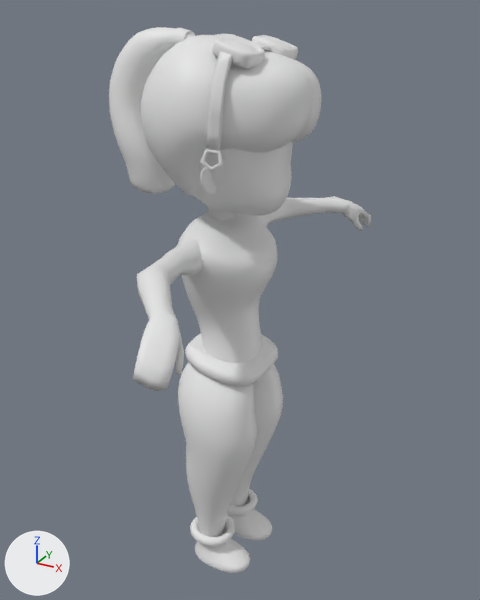
Before and after pictures for a commit that changed the FBX model Assets/WIP/Models/Characters/Abigail/Abigail(Rigged).fbx.
Before and after are seen from a 50 mm lens placed at (9.34, -17.01, 18.23), pointed at (-0.4, 0.71, 9.37). Arrows for +X, +Y and +Z are at lower left; the lights stay in place. Where no turn or scale is listed for an object, it has been applied to the vertices.

In view in the first picture: 'Belt(aBI)', 'Ears(Abi)', 'Goggles', 'Hair(Abi)', 'Hair_P(Abi)', 'Head(Abi)', 'L_Arm', 'L_Leg(Abi)', 'L_Shoe(Abi)', 'R_Arm', 'R_Leg(Abi)', 'R_Shoe(Abi)', 'Torso(Abi)'.
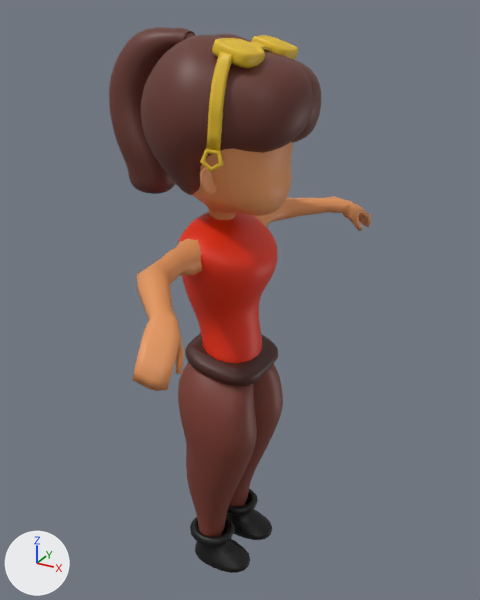
The change, as a diff of the scene's bpy script:
```diff
--- a/Assets/WIP/Models/Characters/Abigail/Abigail(Rigged).fbx.py
+++ b/Assets/WIP/Models/Characters/Abigail/Abigail(Rigged).fbx.py
@@ mat_belt @@
+mat_belt = principled_material('belt')
+mat_belt.base_color = (0.0637, 0.0162, 0.0109)  # dark red #47221b
@@ me_cube_060 @@
 me_cube_060.from_pydata(...)  # 482 vertices, 480 faces; spans x -1.72..1.03, y -2.04..0.04, z 1.02..8.62
+me_cube_060.materials.append(mat_rleg)  # dark red #7a3b2e
@@ me_cube_034 @@
 me_cube_034.from_pydata(...)  # 578 vertices, 576 faces; spans x -1.46..1.51, y -0.99..0.99, z -3.0..1.89
+me_cube_034.materials.append(mat_ponytail)  # dark red #66342b
@@ me_cube_001 @@
 me_cube_001.from_pydata(...)  # 482 vertices, 480 faces; spans x -1.72..1.03, y -0.04..2.04, z 1.02..8.62
+me_cube_001.materials.append(mat_lleg_001)  # dark red #7a3b2e
@@ me_cube_064 @@
 me_cube_064.from_pydata(...)  # 482 vertices, 480 faces; spans x -1.8..1.06, y -1.91..1.91, z -1.9..2.88
+me_cube_064.materials.append(mat_torso)  # red #e72c00
@@ me_cube_057 @@
 me_cube_057.from_pydata(...)  # 194 vertices, 192 faces; spans x -0.86..0.89, y -0.75..0.75, z -0.93..0.93
 # used by ob_belt_abi; location = (-0.31, 0.0, 7.76); rotation_euler = (0.0, -0.0679, 3.142), in degrees (0, -3.9, 180); scale = (-1.53, -2.06, -0.468)
+# me_cube_057 part 1: 192 faces spanning x -0.86..0.89, y -0.75..0.75, z -0.93..0.93 switch from no material to mat_belt (dark red #47221b)
@@ me_cube_040 @@
 me_cube_040.from_pydata(...)  # 738 vertices, 736 faces; spans x -2.79..2.22, y -2.42..2.42, z 13.72..18.23
+me_cube_040.materials.append(mat_hair)  # dark red #66342b
@@ me_torus_001 @@
 me_torus_001.from_pydata(...)  # 587 vertices, 594 faces; spans x -1.51..0.84, y -1.65..-0.17, z 0.35..1.65
+me_torus_001.materials.append(mat_rfoot)  # black #000000
@@ me_torus_009 @@
 me_torus_009.from_pydata(...)  # 587 vertices, 594 faces; spans x -1.51..0.84, y 0.17..1.65, z 0.35..1.65
+me_torus_009.materials.append(mat_lfoot)  # black #000000
@@ me_mesh_001 @@
 me_mesh_001.from_pydata(...)  # 225 vertices, 223 faces; spans x -1.78..1.43, y 1.36..7.06, z -0.88..0.68
+me_mesh_001.materials.append(mat_larm)  # orange #e7985f
@@ me_cube_058 @@
 me_cube_058.from_pydata(...)  # 617 vertices, 608 faces; spans x -2.03..1.42, y -1.75..1.75, z -2.33..2.05
+me_cube_058.materials.append(mat_head)  # orange #e7985f
@@ me_mesh @@
 me_mesh.from_pydata(...)  # 225 vertices, 223 faces; spans x -1.78..1.43, y -7.06..-1.36, z -0.88..0.68
+me_mesh.materials.append(mat_rarm)  # orange #e7985f
@@ me_cube_075 @@
 me_cube_075.from_pydata(...)  # 2058 vertices, 1982 faces; spans x -0.59..0.59, y -2.19..2.24, z -2.98..0.34
+me_cube_075.materials.append(mat_goggle)  # yellow #e7bf27
@@ me_cube_055 @@
 me_cube_055.from_pydata(...)  # 324 vertices, 320 faces; spans x -0.17..0.11, y -2.04..2.05, z 14.22..15.03
+me_cube_055.materials.append(mat_ears)  # orange #e7985f
```

Location of each change, (x1, y1, x2, y2) in pixels of the pictures (480 x 600 px):
'Hair(Abi)', recoloured
    both: (141, 33, 321, 196)
'Torso(Abi)', recoloured (grey to red)
    both: (177, 212, 278, 363)
'L_Leg(Abi)', recoloured
    both: (178, 362, 257, 537)
'Hair_P(Abi)', recoloured
    both: (109, 27, 195, 194)
'R_Arm', recoloured (white to orange)
    both: (132, 238, 202, 391)
'Head(Abi)', recoloured
    both: (193, 142, 293, 220)
'Goggles', recoloured (white to yellow)
    both: (200, 35, 298, 172)
'R_Leg(Abi)', recoloured
    both: (229, 364, 283, 506)
'R_Shoe(Abi)', recoloured (white to black)
    both: (190, 517, 250, 573)
'L_Arm', recoloured
    both: (251, 196, 371, 231)
'L_Shoe(Abi)', recoloured (grey to black)
    both: (226, 489, 272, 540)
'Ears(Abi)', recoloured
    both: (200, 167, 217, 194)
part 1 of me_cube_057, recoloured
    both: (185, 333, 278, 386)
